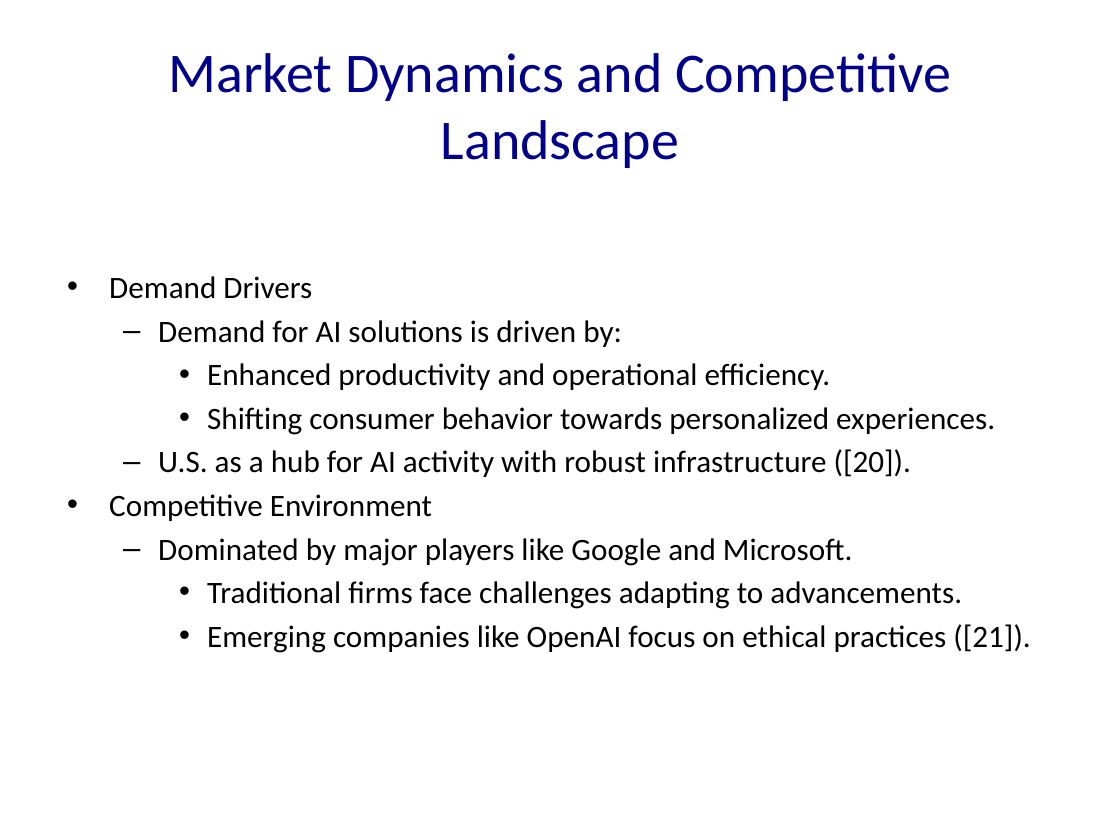
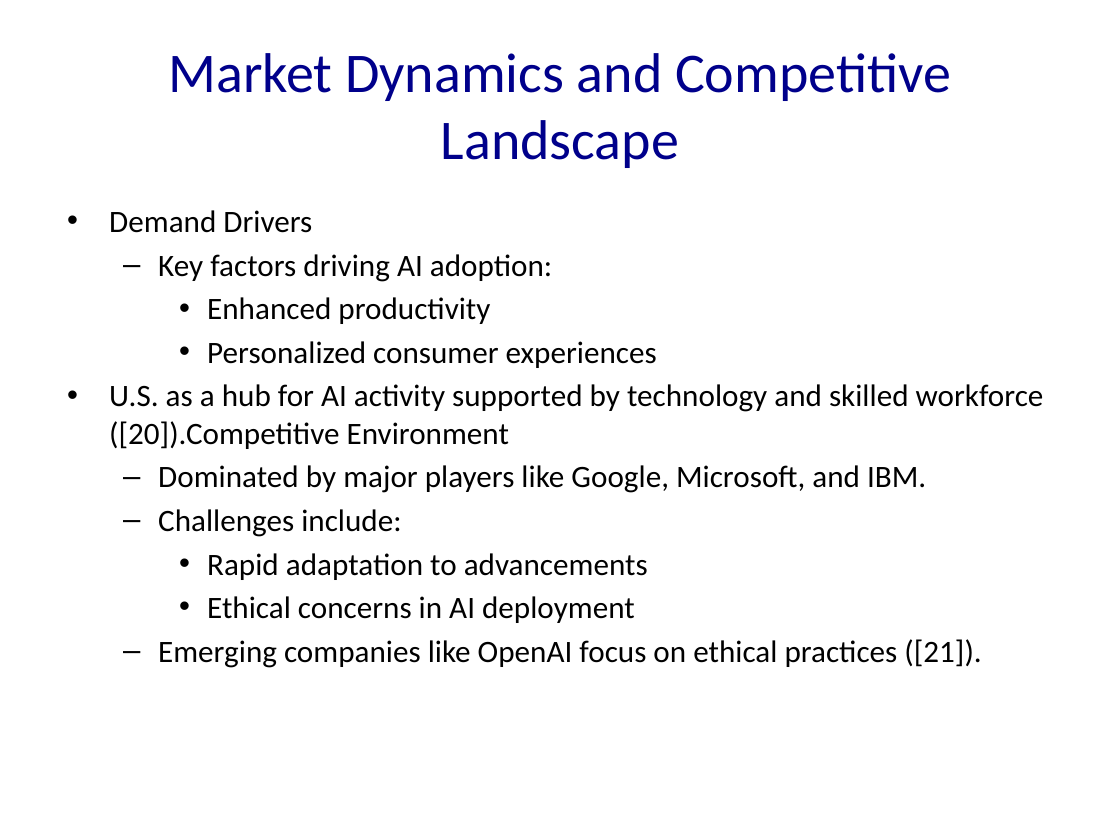
Before and after one commit to Frank-Gu-81/slides_autogeneration, a slide deck: slide 14 of OpenAI.pptx (slide 9 before the commit). Drawn at 1120x840 pixels with LibreOffice and Linux fonts; fonts in the diff are those of the drawing. Boxes give left, top, right and bottom in pixels: in the first picture for what was removed or moved away, otherwise in the second. Text is boxed around its words. In the diff, an @@ line names an element or a change of style, - is before the commit and + after.

```diff
--- a/OpenAI.pptx
+++ b/OpenAI.pptx
@@ text at [109,254,1044,623]: text changed @@
-  – Demand for AI solutions is driven by:
-    • Enhanced productivity and operational efficiency.
-    • Shifting consumer behavior towards personalized experiences.
-  – U.S. as a hub for AI activity with robust infrastructure ([20]).
-• Competitive Environment
-  – Dominated by major players like Google and Microsoft.
-    • Traditional firms face challenges adapting to advancements.
+  – Key factors driving AI adoption:
+    • Enhanced productivity
+    • Personalized consumer experiences
+• U.S. as a hub for AI activity supported by technology and skilled workforce ([20]).Competitive Environment
+  – Dominated by major players like Google, Microsoft, and IBM.
+  – Challenges include:
+    • Rapid adaptation to advancements
+    • Ethical concerns in AI deployment
@@ text at [158,639,981,668]: bullet • to –; list level 3 to 2 in "Emerging companies like OpenAI focus ..." @@
```
Also in this commit, not shown: 7 other slides changed, 22 slides added, 3 slides removed, 11 other files.
